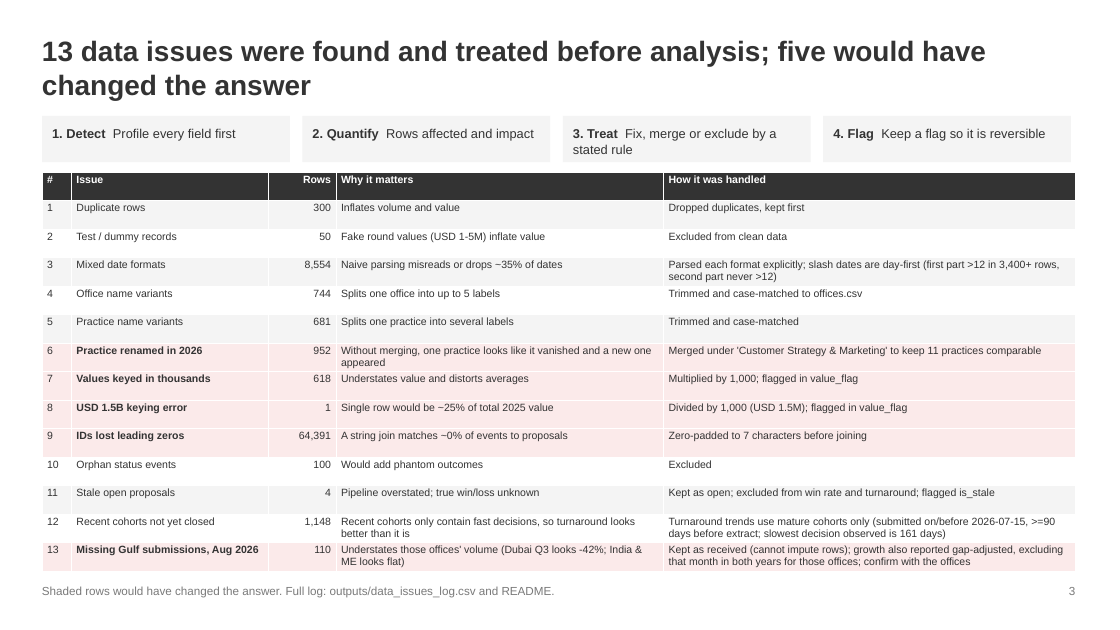
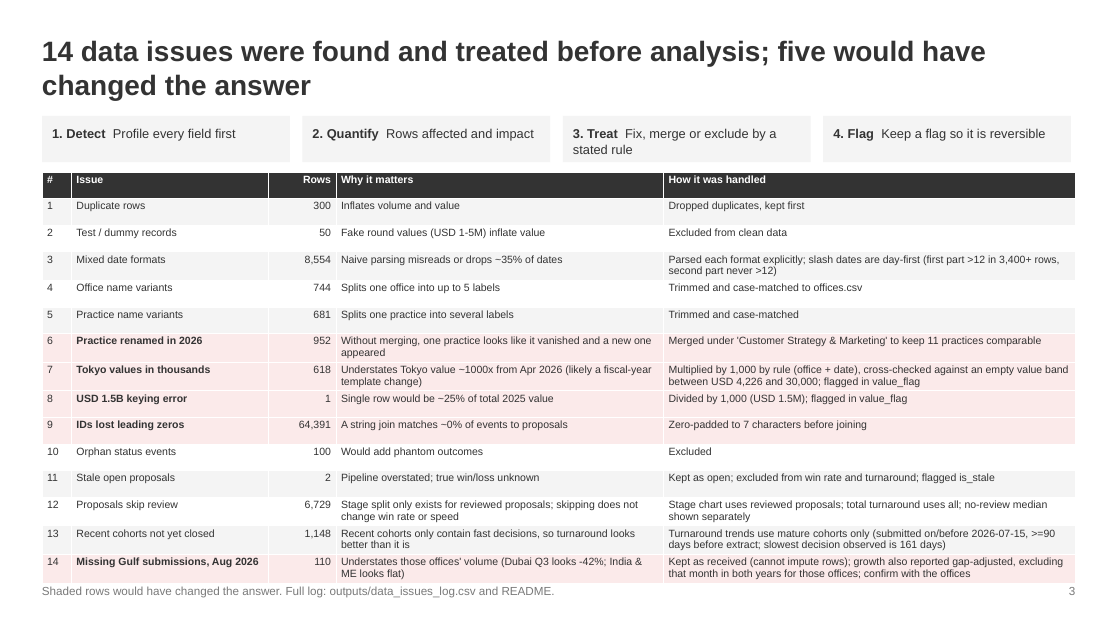
Before and after one commit to madhurivadrevu2-droid/PPK-case-study, a slide deck: slide 3 of reporting/PPK_Executive_Summary.pptx. Drawn at 1120x630 pixels with LibreOffice and Linux fonts; fonts in the diff are those of the drawing. Boxes give left, top, right and bottom in pixels: in the first picture for what was removed or moved away, otherwise in the second. Text is boxed around its words. In the diff, an @@ line names an element or a change of style, - is before the commit and + after.

```diff
--- a/reporting/PPK_Executive_Summary.pptx
+++ b/reporting/PPK_Executive_Summary.pptx
@@ text at <box>42,40,986,100</box>: text changed @@
-13 data issues were found and treated before analysis; five would have changed the answer
+14 data issues were found and treated before analysis; five would have changed the answer
@@ table at <box>42,172,1075,583</box> @@
-row 8: 7 | Values keyed in thousands | 618 | Understates value and distorts averages | Multiplied by 1,000; flagged in value_flag
+row 8: 7 | Tokyo values in thousands | 618 | Understates Tokyo value ~1000x from Apr 2026 (likely a fiscal-year template change) | Multiplied by 1,000 by rule (office + date), cross-checked against an empty value band between USD 4,226 and 30,000; flagged in value_flag
-row 12: 11 | Stale open proposals | 4 | Pipeline overstated; true win/loss unknown | Kept as open; excluded from win rate and turnaround; flagged is_stale
-row 13: 12 | Recent cohorts not yet closed | 1,148 | Recent cohorts only contain fast decisions, so turnaround looks better than it is | Turnaround trends use mature cohorts only (submitted on/before 2026-07-15, >=90 days before extract; slowest decision observed is 161 days)
-row 14: 13 | Missing Gulf submissions, Aug 2026 | 110 | Understates those offices' volume (Dubai Q3 looks -42%; India & ME looks flat) | Kept as received (cannot impute rows); growth also reported gap-adjusted, excluding that month in both years for those offices; confirm with the offices
+row 12: 11 | Stale open proposals | 2 | Pipeline overstated; true win/loss unknown | Kept as open; excluded from win rate and turnaround; flagged is_stale
+row 13: 12 | Proposals skip review | 6,729 | Stage split only exists for reviewed proposals; skipping does not change win rate or speed | Stage chart uses reviewed proposals; total turnaround uses all; no-review median shown separately
+row 14: 13 | Recent cohorts not yet closed | 1,148 | Recent cohorts only contain fast decisions, so turnaround looks better than it is | Turnaround trends use mature cohorts only (submitted on/before 2026-07-15, >=90 days before extract; slowest decision observed is 161 days)
+row 15: 14 | Missing Gulf submissions, Aug 2026 | 110 | Understates those offices' volume (Dubai Q3 looks -42%; India & ME looks flat) | Kept as received (cannot impute rows); growth also reported gap-adjusted, excluding that month in both years for those offices; confirm with the offices
```
Also in this commit, not shown: 2 other slides changed, 26 other files.
